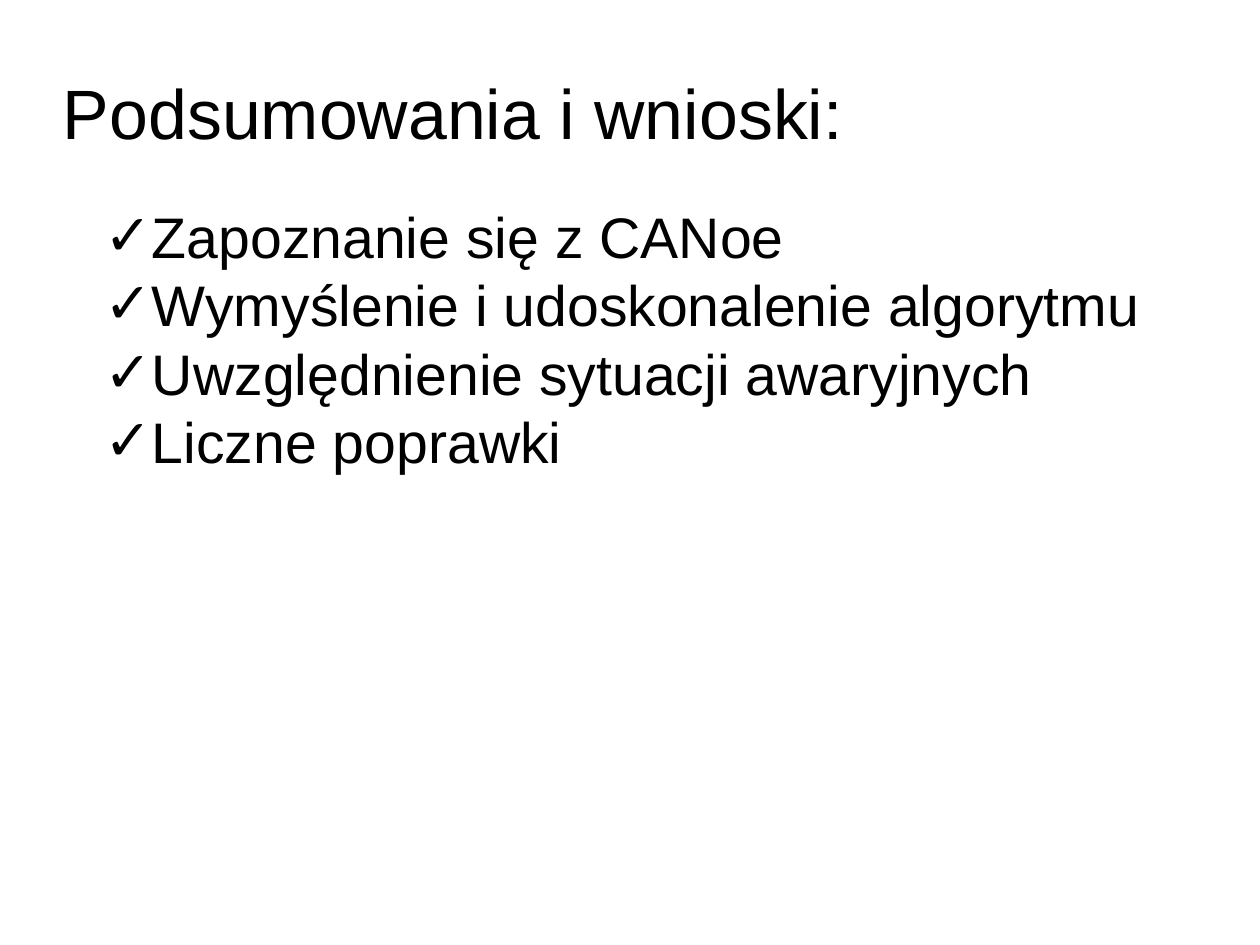
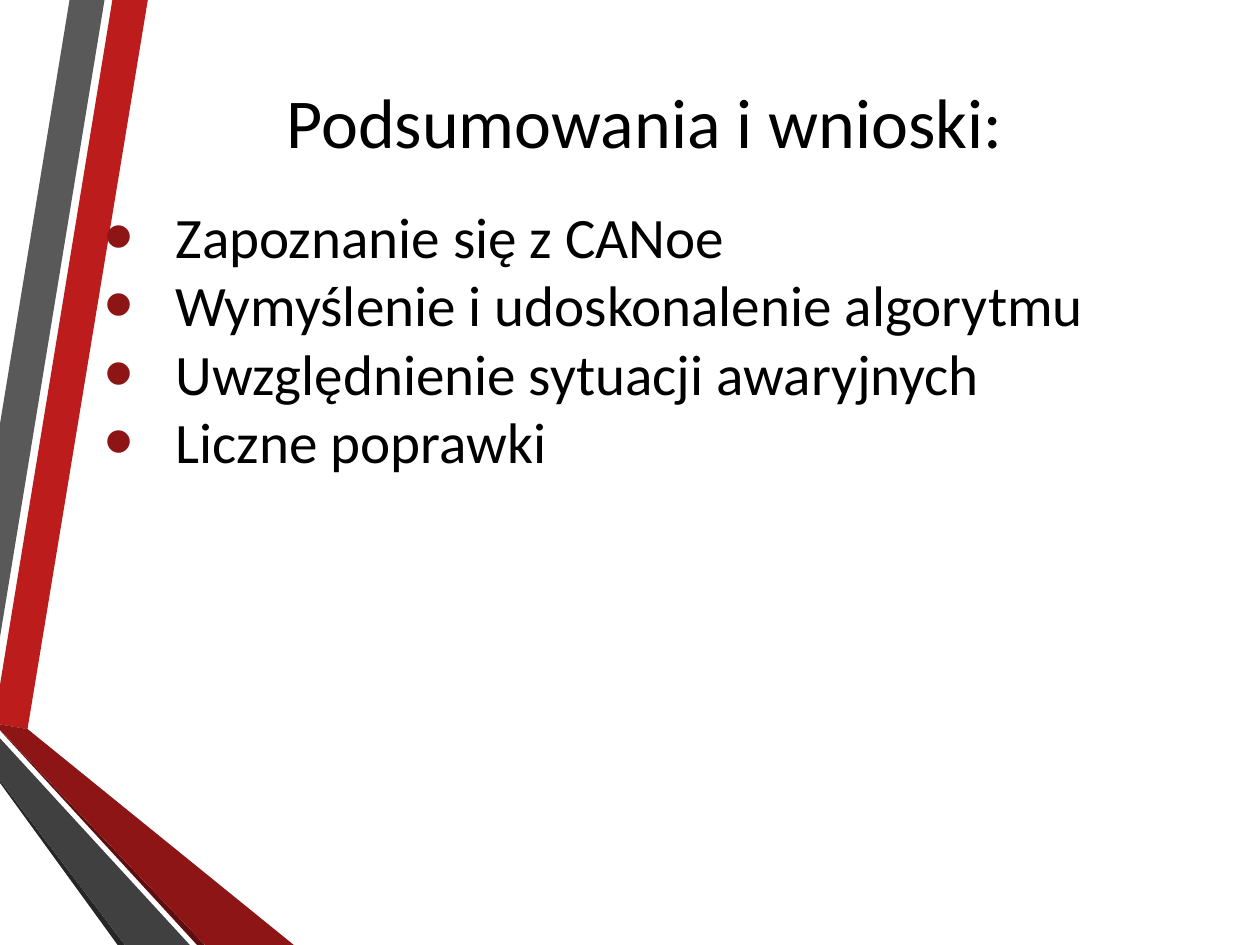
Before and after one commit to AleksanderPasiut/APProject_TrafficLights, a slide deck: slide 14 of prezentacja.pptx (slide 13 before the commit). Drawn at 1260x945 pixels with LibreOffice and Linux fonts; fonts in the diff are those of the drawing; background and template pictures are left out. Boxes give left, top, right and bottom in pixels: in the first picture for what was removed or moved away, otherwise in the second. Text is boxed around its words. In the diff, an @@ line names an element or a change of style, - is before the commit and + after.

```diff
--- a/prezentacja.pptx
+++ b/prezentacja.pptx
@@ title "Podsumowania i wnioski:": place and size @@
-title "Podsumowania i wnioski:" at box(63, 88, 843, 140)
+title "Podsumowania i wnioski:" at box(286, 99, 1003, 149)
@@ title "Podsumowania i wnioski:" at box(286, 99, 1003, 149): size 44 to 44.1 pt, font Arial to Calibri, letter outline none to #0D0D0D 0.75 pt; alignment left to centre; line spacing 0.9 to 1 @@
@@ text "Zapoznanie się z CANoe" at box(176, 218, 1083, 473): font Arial to Calibri; bullet ✓ to • @@
@@ group added at box(0, 0, 294, 945): 6 freeform shapes @@
```
Also in this commit, not shown: 11 other slides changed, 1 slide added, 1 other file.
